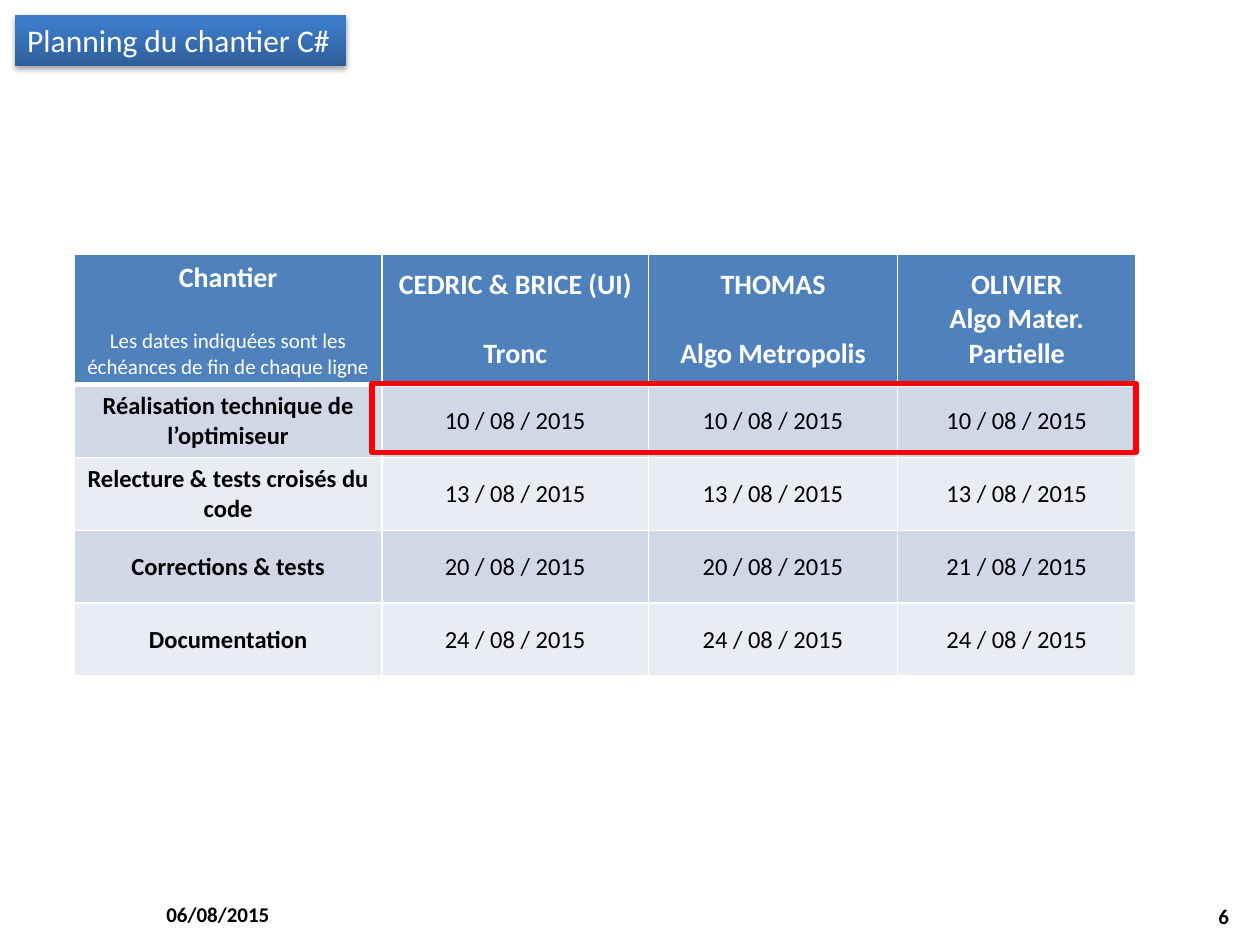
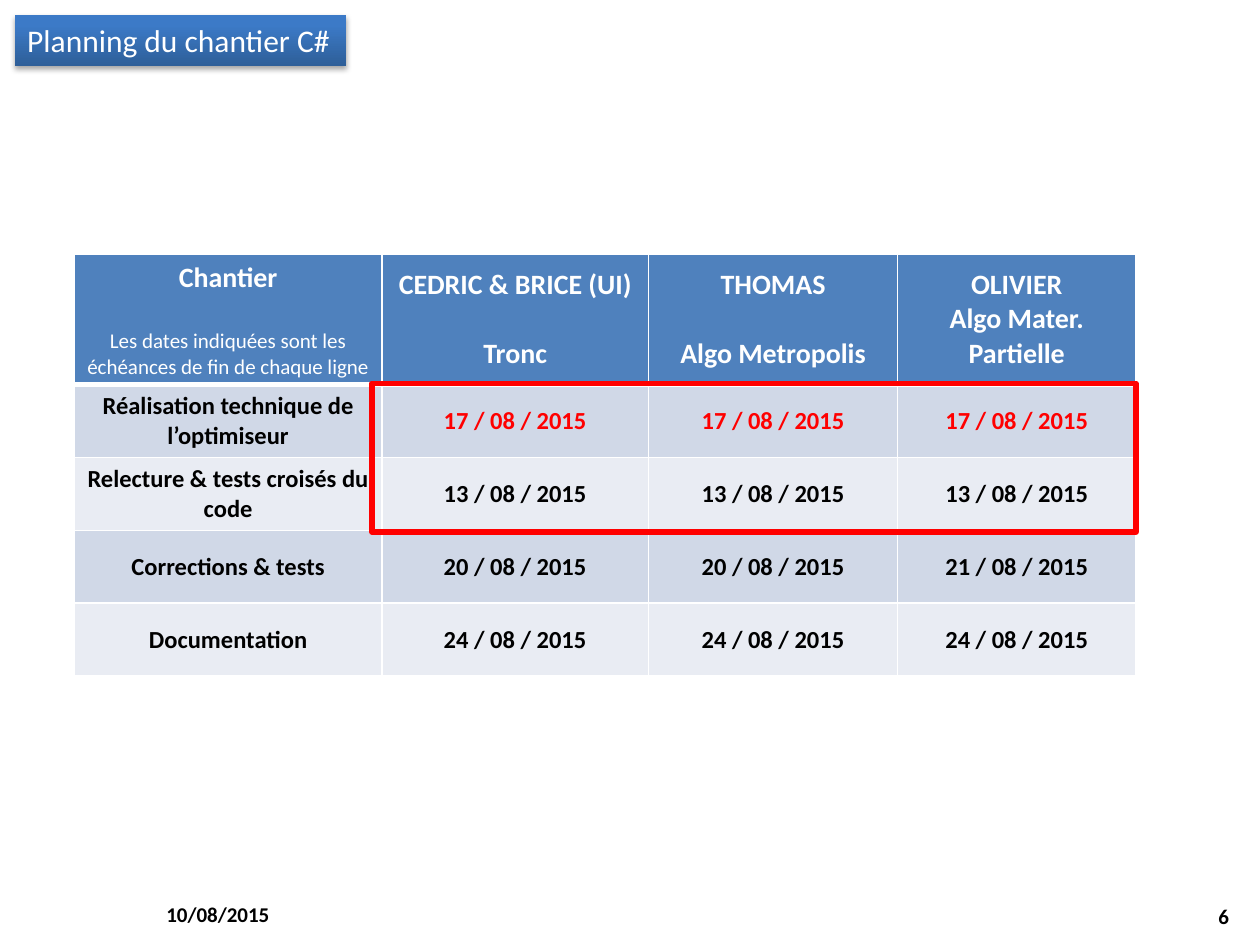
Before and after one commit to M2SIID-ODE/Projet_ODE, a slide deck: slide 6 of Documentation/4 - Suivi projet/Point_Equipe_2015-08-10.pptx. Drawn at 1260x945 pixels with LibreOffice and Linux fonts; fonts in the diff are those of the drawing; background and template pictures are left out. Boxes give left, top, right and bottom in pixels: in the first picture for what was removed or moved away, otherwise in the second. Text is boxed around its words. In the diff, an @@ line names an element or a change of style, - is before the commit and + after.

```diff
--- a/Documentation/4 - Suivi projet/Point_Equipe_2015-08-10.pptx
+++ b/Documentation/4 - Suivi projet/Point_Equipe_2015-08-10.pptx
@@ table at bbox=[74, 255, 1137, 677] @@
-row 2: Réalisation technique de l’optimiseur | 10 / 08 / 2015 | 10 / 08 / 2015 | 10 / 08 / 2015
+row 2: Réalisation technique de l’optimiseur | 17 / 08 / 2015 | 17 / 08 / 2015 | 17 / 08 / 2015
@@ bold on in "13 / 08 / 2015", "13 / 08 / 2015", "13 / 08 / 2015", "20 / 08 / 2015" and 5 more places @@
@@ rectangle: place and size @@
-rectangle at bbox=[372, 383, 1135, 452]
+rectangle at bbox=[372, 383, 1135, 532]
@@ text at bbox=[166, 907, 269, 923]: text changed @@
-06/08/2015
+10/08/2015
```
Also in this commit, not shown: 7 other slides changed, 1 slide removed, 1 other file.
